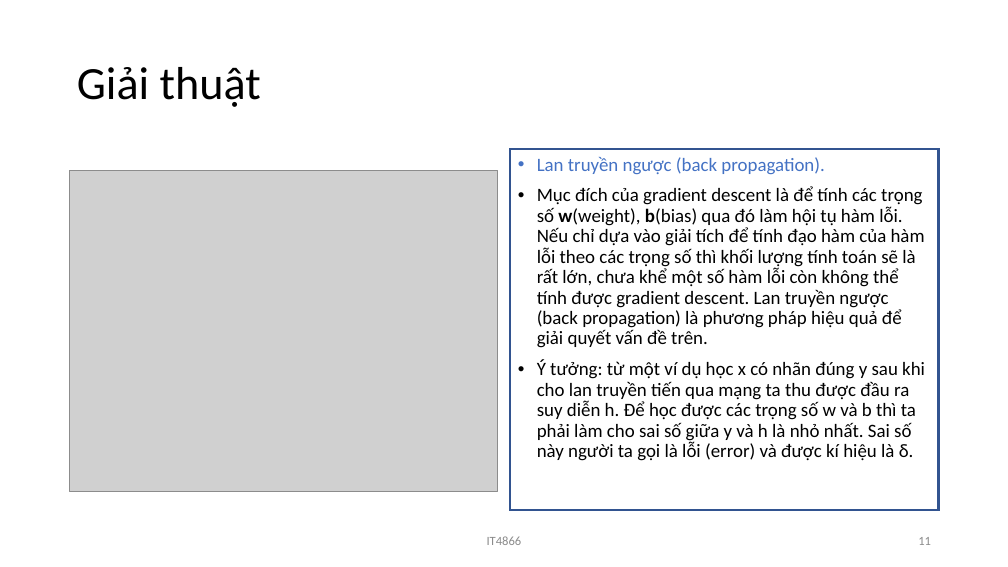
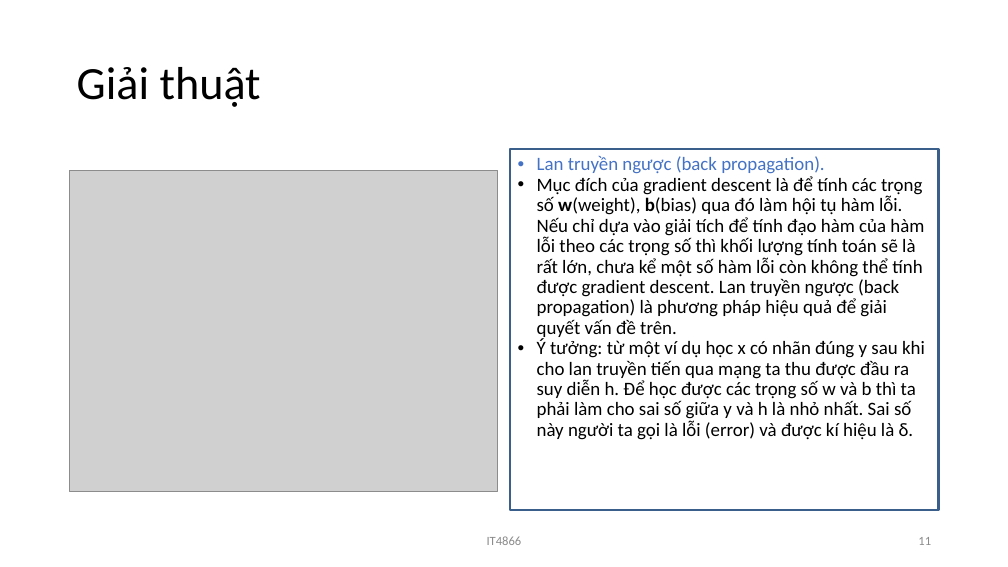
Before and after one commit to LuatVu/Hand-written-digits, a slide deck: slide 11 of Báo cáo/Slice báo cáo bài tập lớn.pptx. Drawn at 1008x567 pixels with LibreOffice and Linux fonts; fonts in the diff are those of the drawing; grey boxes stand for pictures; background and template pictures are left out. Boxes give left, top, right and bottom in pixels: in the first picture for what was removed or moved away, otherwise in the second. Text is boxed around its words. In the diff, an @@ line names an element or a change of style, - is before the commit and + after.

```diff
--- a/Báo cáo/Slice báo cáo bài tập lớn.pptx
+++ b/Báo cáo/Slice báo cáo bài tập lớn.pptx
@@ rectangle at box(510, 149, 939, 510): outline #325491 2.25 pt to #3A5F8C 2.24 pt @@
@@ text at box(537, 176, 924, 339): text changed @@
-• Mục đích của gradient descent là để tính các trọng số w(weight), b(bias) qua đó làm hội tụ hàm lỗi. Nếu chỉ dựa vào giải tích để tính đạo hàm của hàm lỗi theo các trọng số thì khối lượng tính toán sẽ là rất lớn, chưa khể một số hàm lỗi còn không thể tính được gradient descent. Lan truyền ngược (back propagation) là phương pháp hiệu quả để giải quyết vấn đề trên.
+• Mục đích của gradient descent là để tính các trọng số w(weight), b(bias) qua đó làm hội tụ hàm lỗi. Nếu chỉ dựa vào giải tích để tính đạo hàm của hàm lỗi theo các trọng số thì khối lượng tính toán sẽ là rất lớn, chưa kể một số hàm lỗi còn không thể tính được gradient descent. Lan truyền ngược (back propagation) là phương pháp hiệu quả để giải quyết vấn đề trên.
@@ text at box(537, 156, 925, 440): less space between paragraphs @@
@@ page number at box(918, 537, 931, 545): text colour #8C8C8C to #8B8B8B @@
```
Also in this commit, not shown: 30 other slides changed, 1 other file.
